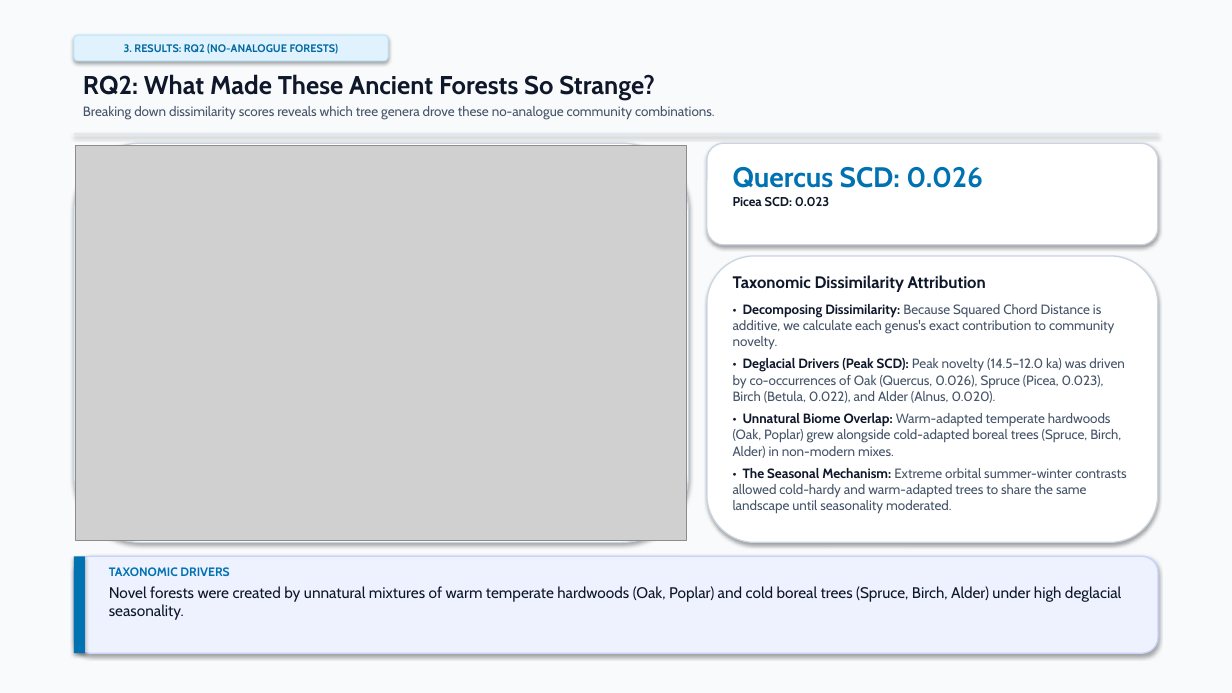
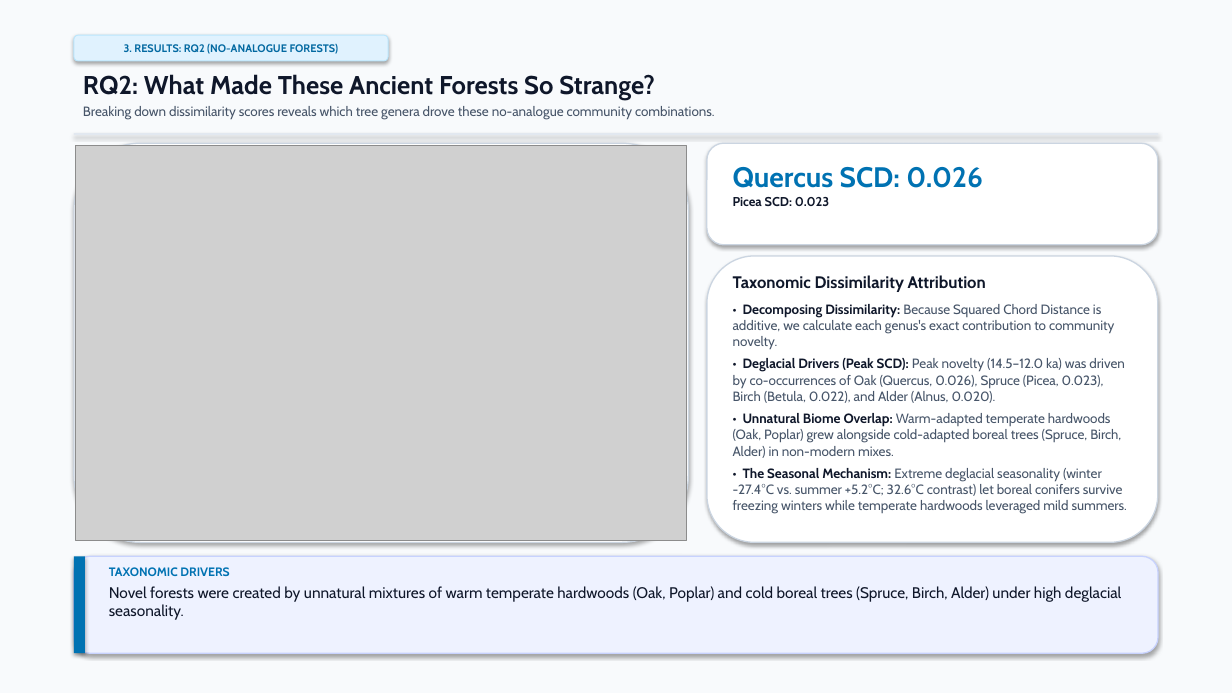
Before and after one commit to vivek-r-2000/EST-Project, a slide deck: slide 12 of TBD2_Final_Project_Presentation_unslopped.pptx. Drawn at 1232x693 pixels with LibreOffice and Linux fonts; fonts in the diff are those of the drawing; grey boxes stand for pictures. Boxes give left, top, right and bottom in pixels: in the first picture for what was removed or moved away, otherwise in the second. Text is boxed around its words. In the diff, an @@ line names an element or a change of style, - is before the commit and + after.

Commit message:
docs(presentation): align seasonal contrast and temperature inferences with TraCE-21ka data

```diff
--- a/TBD2_Final_Project_Presentation_unslopped.pptx
+++ b/TBD2_Final_Project_Presentation_unslopped.pptx
@@ text at (733, 468, 1127, 514): text changed @@
-• The Seasonal Mechanism: Extreme orbital summer-winter contrasts allowed cold-hardy and warm-adapted trees to share the same landscape until seasonality moderated.
+• The Seasonal Mechanism: Extreme deglacial seasonality (winter -27.4°C vs. summer +5.2°C; 32.6°C contrast) let boreal conifers survive freezing winters while temperate hardwoods leveraged mild summers.
```
Also in this commit, not shown: 4 other files.
